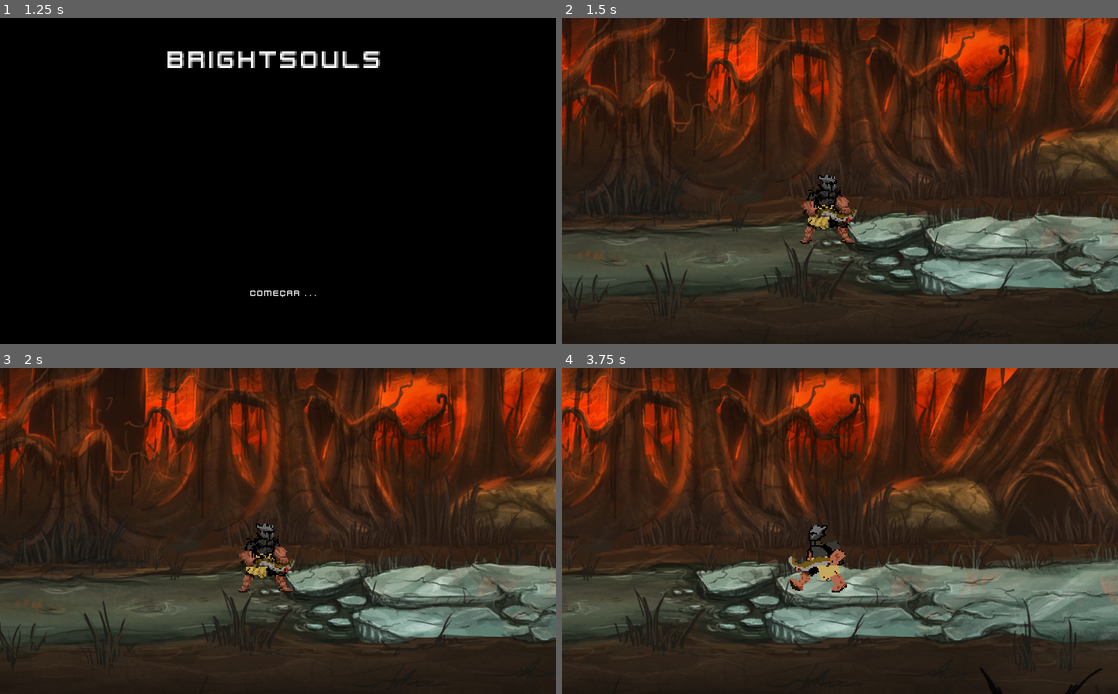
Above: before the commit, frames 1-4 (two rows, left to right).
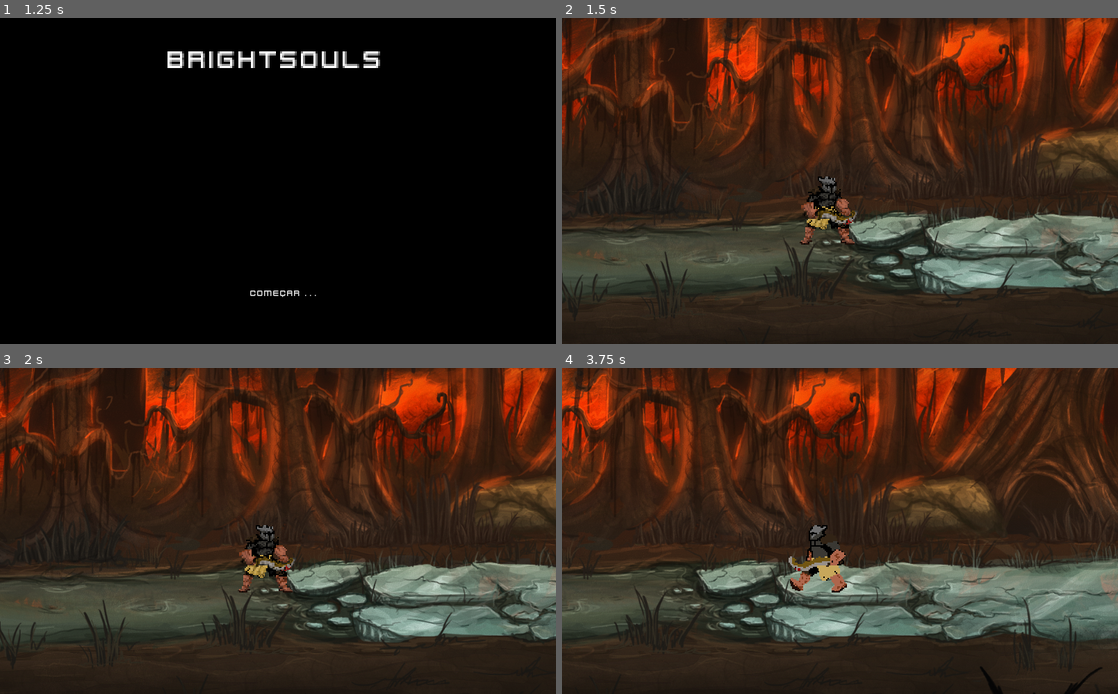
Above: after the commit, the same moments.

Repository: DouglasKosvoski/Bright
Game: Godot game, scene res://Scenes/MAIN_MENU.tscn
Same seed, same stepped clock (60 frames per second), same inputs: the game is played once before the commit and once after it. The engine's default icon, where the game draws it, is replaced by a stand-in: a white triangle on a blue panel in a dark square.
Inputs (mouse positions are in pixels of both pictures, inside the frame that each line leads up to):
- Up to frame 1 (1.25 s): click "start" at 0.5 s
- Up to frame 2 (1.5 s): click "COMEÇAR . . ." at 1.25 s
- Up to frame 3 (2 s): no input
- Up to frame 4 (3.75 s): move the mouse to (962, 514) at 2.02 s; press the mouse at (962, 514) at 2.03 s; hold D (right) 2.03-3.53 s; tap Space (jump) at 2.27, 3.02 s; tap Ctrl (roll) at 2.3, 2.85 s; move the mouse to (728, 547) at 2.77 s; release the mouse at (728, 547) at 2.78 s; click (728, 547) at 3.05 s; move the mouse to (895, 459) at 3.52 s; press the mouse at (895, 459) at 3.53 s; hold A (left) from 3.53 s (still down)

Frame 1 is identical in both runs. In frame 2, 3.2% of the frame differs, in the area x 0-100%, y 0-88%; in frame 3, 5.6%; in frame 4, 5.9%, in the area x 0-100%, y 0-100%.

Commit message:
mudado formato da hitbox de rect para capsule

Diff:
--- a/Scenes/PLAYER.tscn
+++ b/Scenes/PLAYER.tscn
@@ -1,48 +1,76 @@
-[gd_scene load_steps=20 format=2]
+[gd_scene load_steps=32 format=2]
 
 [ext_resource path="res://scripts/player.gd" type="Script" id=1]
-[ext_resource path="res://sprites/idle/player_frame_1.png" type="Texture" id=2]
-[ext_resource path="res://sprites/idle/player_frame_2.png" type="Texture" id=3]
-[ext_resource path="res://sprites/idle/player_frame_3.png" type="Texture" id=4]
-[ext_resource path="res://sprites/idle/player_frame_4.png" type="Texture" id=5]
-[ext_resource path="res://sprites/attack/player_ataque_1.png" type="Texture" id=6]
-[ext_resource path="res://sprites/attack/player_ataque_2.png" type="Texture" id=7]
-[ext_resource path="res://sprites/attack/player_ataque_3.png" type="Texture" id=8]
-[ext_resource path="res://sprites/roll/roll1.png" type="Texture" id=9]
-[ext_resource path="res://sprites/roll/roll2.png" type="Texture" id=10]
-[ext_resource path="res://sprites/roll/roll3.png" type="Texture" id=11]
-[ext_resource path="res://sprites/roll/roll4.png" type="Texture" id=12]
-[ext_resource path="res://sprites/roll/roll5.png" type="Texture" id=13]
-[ext_resource path="res://sprites/walk/player_walk_1.png" type="Texture" id=14]
-[ext_resource path="res://sprites/walk/player_walk_2.png" type="Texture" id=15]
-[ext_resource path="res://sprites/walk/player_walk_3.png" type="Texture" id=16]
-[ext_resource path="res://sprites/walk/player_walk_4.png" type="Texture" id=17]
-
-[sub_resource type="RectangleShape2D" id=1]
-extents = Vector2( 20.8151, 27.6891 )
+[ext_resource path="res://sprites/attack/player_ataque_1.png" type="Texture" id=2]
+[ext_resource path="res://sprites/attack/player_ataque_2.png" type="Texture" id=3]
+[ext_resource path="res://sprites/attack/player_ataque_3.png" type="Texture" id=4]
+[ext_resource path="res://sprites/walk/player_walk_1.png" type="Texture" id=5]
+[ext_resource path="res://sprites/walk/player_walk_2.png" type="Texture" id=6]
+[ext_resource path="res://sprites/walk/player_walk_3.png" type="Texture" id=7]
+[ext_resource path="res://sprites/walk/player_walk_4.png" type="Texture" id=8]
+[ext_resource path="res://sprites/idle/PLAYER MAGRO CHAPADO PARADO COM ARMA LEVE/player_magro_chapado_parado_com_arma_leve_frame_1.png" type="Texture" id=9]
+[ext_resource path="res://sprites/idle/PLAYER MAGRO CHAPADO PARADO COM ARMA LEVE/player_magro_chapado_parado_com_arma_leve_frame_2.png" type="Texture" id=10]
+[ext_resource path="res://sprites/idle/PLAYER MAGRO CHAPADO PARADO COM ARMA LEVE/player_magro_chapado_parado_com_arma_leve_frame_3.png" type="Texture" id=11]
+[ext_resource path="res://sprites/idle/PLAYER MAGRO CHAPADO PARADO COM ARMA LEVE/player_magro_chapado_parado_com_arma_leve_frame_4.png" type="Texture" id=12]
+[ext_resource path="res://sprites/roll/roll1.png" type="Texture" id=13]
+[ext_resource path="res://sprites/roll/roll2.png" type="Texture" id=14]
+[ext_resource path="res://sprites/roll/roll3.png" type="Texture" id=15]
+[ext_resource path="res://sprites/roll/roll4.png" type="Texture" id=16]
+[ext_resource path="res://sprites/roll/roll5.png" type="Texture" id=17]
+[ext_resource path="res://sprites/idle/PLAYER MAGRO CHAPADO PARADO COM ARMA PESADA/player_magro_chapado_parado_com_arma_pesada_frame_1.png" type="Texture" id=18]
+[ext_resource path="res://sprites/idle/PLAYER MAGRO CHAPADO PARADO COM ARMA PESADA/player_magro_chapado_parado_com_arma_pesada_frame_2.png" type="Texture" id=19]
+[ext_resource path="res://sprites/idle/PLAYER MAGRO CHAPADO PARADO COM ARMA PESADA/player_magro_chapado_parado_com_arma_pesada_frame_3.png" type="Texture" id=20]
+[ext_resource path="res://sprites/idle/PLAYER MAGRO CHAPADO PARADO COM ARMA PESADA/player_magro_chapado_parado_com_arma_pesada_frame_4.png" type="Texture" id=21]
+[ext_resource path="res://sprites/idle/player_frame_1.png" type="Texture" id=22]
+[ext_resource path="res://sprites/idle/player_frame_2.png" type="Texture" id=23]
+[ext_resource path="res://sprites/idle/player_frame_3.png" type="Texture" id=24]
+[ext_resource path="res://sprites/idle/player_frame_4.png" type="Texture" id=25]
+[ext_resource path="res://sprites/idle/PLAYER MAGRO CHAPADO PARADO/player_magro_chapado_parado_frame_1.png" type="Texture" id=26]
+[ext_resource path="res://sprites/idle/PLAYER MAGRO CHAPADO PARADO/player_magro_chapado_parado_frame_2.png" type="Texture" id=27]
+[ext_resource path="res://sprites/idle/PLAYER MAGRO CHAPADO PARADO/player_magro_chapado_parado_frame_3.png" type="Texture" id=28]
+[ext_resource path="res://sprites/idle/PLAYER MAGRO CHAPADO PARADO/player_magro_chapado_parado_frame_4.png" type="Texture" id=29]
 
 [sub_resource type="SpriteFrames" id=2]
 animations = [ {
-"frames": [ ExtResource( 2 ), ExtResource( 3 ), ExtResource( 4 ), ExtResource( 5 ) ],
-"loop": true,
-"name": "idle",
-"speed": 5.0
-}, {
-"frames": [ ExtResource( 6 ), ExtResource( 7 ), ExtResource( 8 ) ],
+"frames": [ ExtResource( 2 ), ExtResource( 3 ), ExtResource( 4 ) ],
 "loop": false,
 "name": "attack",
 "speed": 8.0
 }, {
-"frames": [ ExtResource( 9 ), ExtResource( 10 ), ExtResource( 11 ), ExtResource( 12 ), ExtResource( 13 ) ],
+"frames": [ ExtResource( 5 ), ExtResource( 6 ), ExtResource( 7 ), ExtResource( 8 ) ],
+"loop": true,
+"name": "walk",
+"speed": 6.0
+}, {
+"frames": [ ExtResource( 9 ), ExtResource( 10 ), ExtResource( 11 ), ExtResource( 12 ) ],
+"loop": true,
+"name": "idle light weapon",
+"speed": 5.0
+}, {
+"frames": [ ExtResource( 13 ), ExtResource( 14 ), ExtResource( 15 ), ExtResource( 16 ), ExtResource( 17 ) ],
 "loop": true,
 "name": "roll",
 "speed": 8.0
 }, {
-"frames": [ ExtResource( 14 ), ExtResource( 15 ), ExtResource( 16 ), ExtResource( 17 ) ],
+"frames": [ ExtResource( 18 ), ExtResource( 19 ), ExtResource( 20 ), ExtResource( 21 ) ],
 "loop": true,
-"name": "walk",
-"speed": 6.0
+"name": "idle heavy weapon",
+"speed": 5.0
+}, {
+"frames": [ ExtResource( 22 ), ExtResource( 23 ), ExtResource( 24 ), ExtResource( 25 ) ],
+"loop": true,
+"name": "idle original fat",
+"speed": 5.0
+}, {
+"frames": [ ExtResource( 26 ), ExtResource( 27 ), ExtResource( 28 ), ExtResource( 29 ) ],
+"loop": true,
+"name": "idle slim",
+"speed": 5.0
 } ]
+
+[sub_resource type="CapsuleShape2D" id=3]
+radius = 15.6977
+height = 19.5283
 
 [node name="PLAYER" type="Node2D"]
 position = Vector2( 131.338, 530.053 )
@@ -52,15 +80,13 @@
 position = Vector2( 143.465, -52.0212 )
 script = ExtResource( 1 )
 
-[node name="CollisionShape2D" type="CollisionShape2D" parent="KinematicBody2D"]
-shape = SubResource( 1 )
-
 [node name="Sprite" type="Sprite" parent="KinematicBody2D"]
 
 [node name="AnimatedSprite" type="AnimatedSprite" parent="KinematicBody2D/Sprite"]
 frames = SubResource( 2 )
-animation = "attack"
+animation = "idle original fat"
 frame = 2
+playing = true
 
 [node name="Camera2D" type="Camera2D" parent="KinematicBody2D"]
 position = Vector2( 7.99998, -20 )
@@ -68,3 +94,8 @@
 limit_smoothed = true
 smoothing_enabled = true
 smoothing_speed = 10.0
+
+[node name="CollisionShape2D" type="CollisionShape2D" parent="KinematicBody2D"]
+position = Vector2( -1.17072, 1.338 )
+scale = Vector2( 1, 1 )
+shape = SubResource( 3 )
